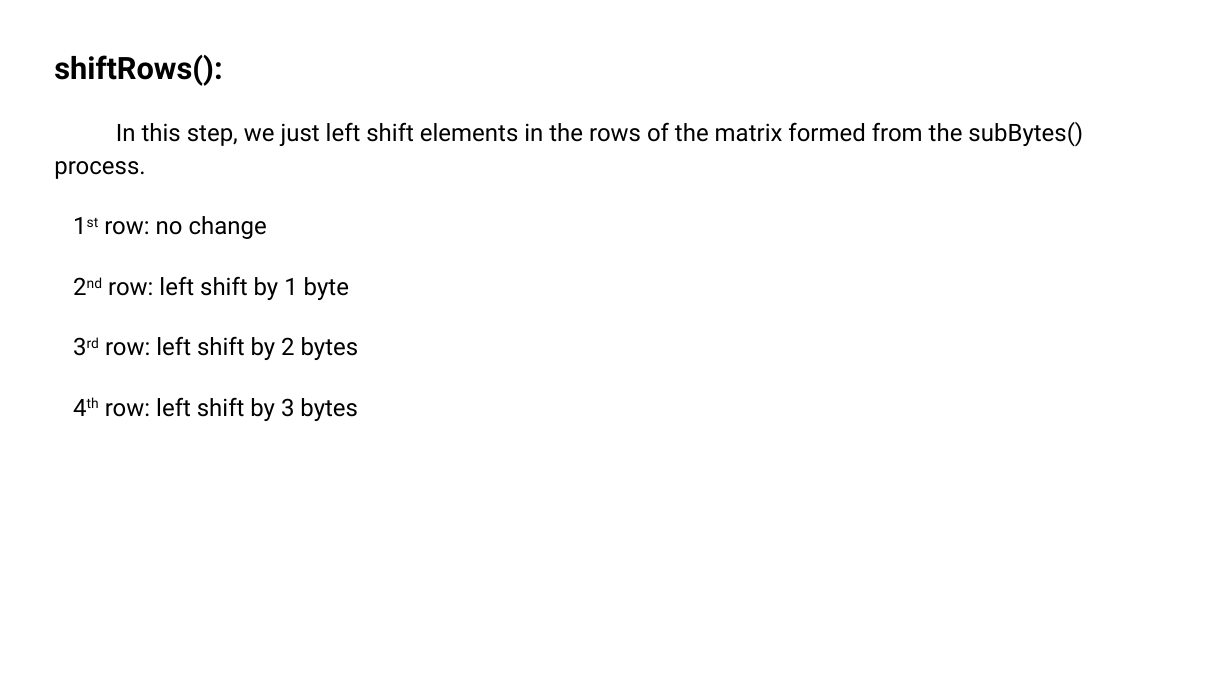
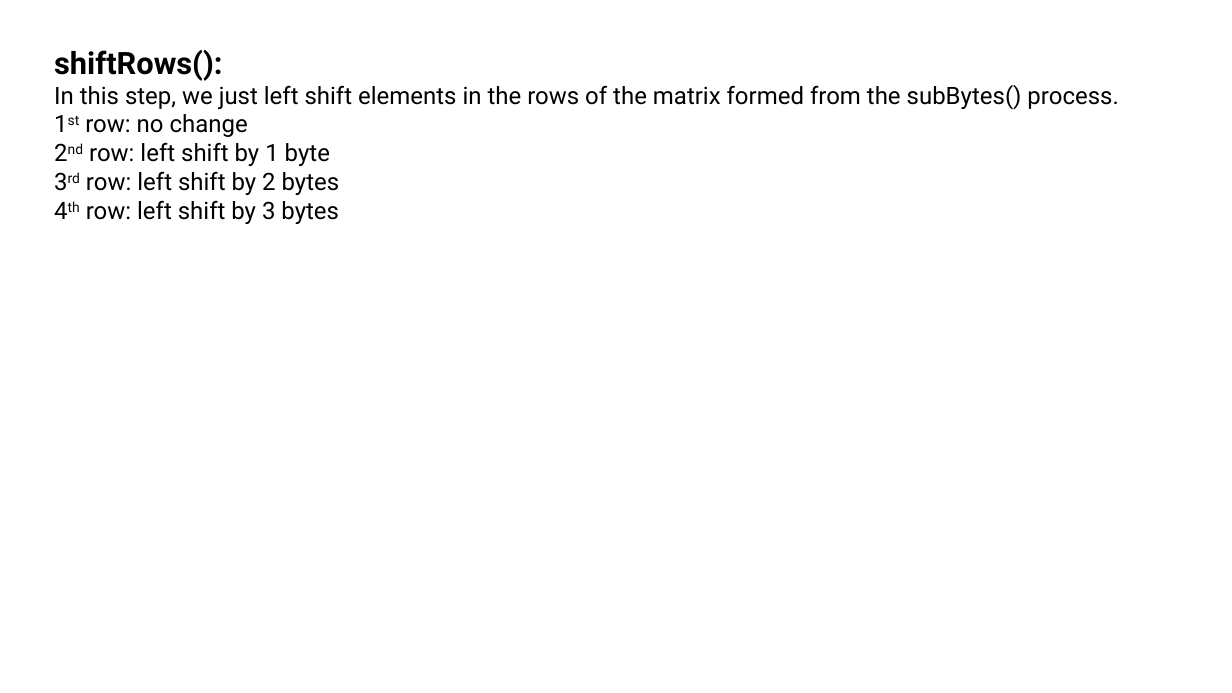
Before and after one commit to suryavalluri1/encryption_engineering, a slide deck: slide 7 of LabAssignemnts/AES_Project/Advanced Encryption Standards (AES).pptx (slide 8 before the commit). Drawn at 1232x693 pixels with LibreOffice and Linux fonts; fonts in the diff are those of the drawing. Boxes give left, top, right and bottom in pixels: in the first picture for what was removed or moved away, otherwise in the second. Text is boxed around its words. In the diff, an @@ line names an element or a change of style, - is before the commit and + after.

```diff
--- a/LabAssignemnts/AES_Project/Advanced Encryption Standards (AES).pptx
+++ b/LabAssignemnts/AES_Project/Advanced Encryption Standards (AES).pptx
@@ text "shiftRows():" at bbox=[54, 50, 1118, 224]: line spacing 1.15 to 1; less space between paragraphs; indent changed @@
```
Also in this commit, not shown: 10 other slides changed, 1 slide added, 1 slide removed, 1 other file.
